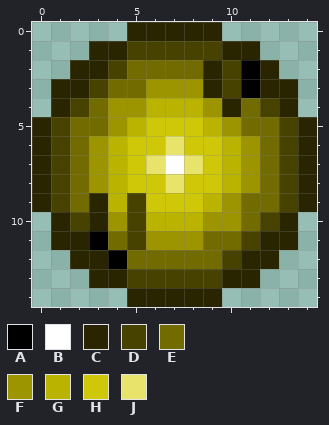
Two versions of one pixel-art sprite, src/res/paintballs/yellowPaintBall4.png. Above, as it was before the edit.
The file is 15x15 pixels.
Palette (. is transparent): A #000000  B #ffffff  C #282500  D #474200  E #726b00  F #9d9500  G #bab300  H #cfc809  J #e7e36b
Pixels before, first column x 0:
 0 .....CCCCC.....
 1 ...CCDDDDDCC...
 2 ..CCDEEEECDAC..
 3 .CCDEEFFFCDACC.
 4 .CDEFFGGGFCEDC.
 5 CDEEFGHHHGFEEDC
 6 CDEFGHHJHHGFEDC
 7 CDEFGHJBJHGFEDC
 8 CDEFGHHJHHGFEDC
 9 CDECGDHHHGFEEDC
10 .CDCFDGGGFFEDC.
11 .CCAEDFFFEEDCC.
12 ..CCAEEEEEDCC..
13 ...CCDDDDDCC...
14 .....CCCCC.....
After the commit:
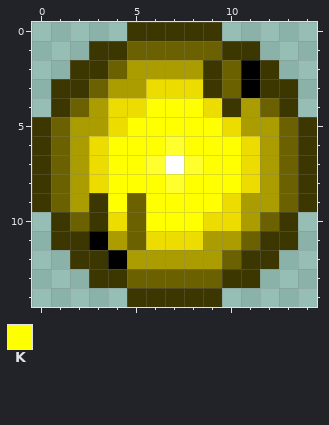
Colours new in this view: K #ffff00
Commit message: menu and super paintBall
What changed:
Colour C changes from #282500 to #3c3600.
Colour D changes from #474200 to #6b6100.
Colour E changes from #726b00 to #ab9d00.
Colour F changes from #9d9500 to #ecdc00.
Colour J changes from #e7e36b to #ffff2d.
Colour G becomes colour K in row 4 at x 6 to 8; in row 5 at x 5 and 9; in rows 6 to 8 at x 4 and 10; in row 9 at x 4 and 9; in row 10 at x 6 to 8.
Colour H becomes colour K in row 5 at x 6 to 8; in row 6 at x 5 to 6 and 8 to 9; in row 7 at x 5 and 9; in row 8 at x 5 to 6 and 8 to 9; in row 9 at x 6 to 8.
